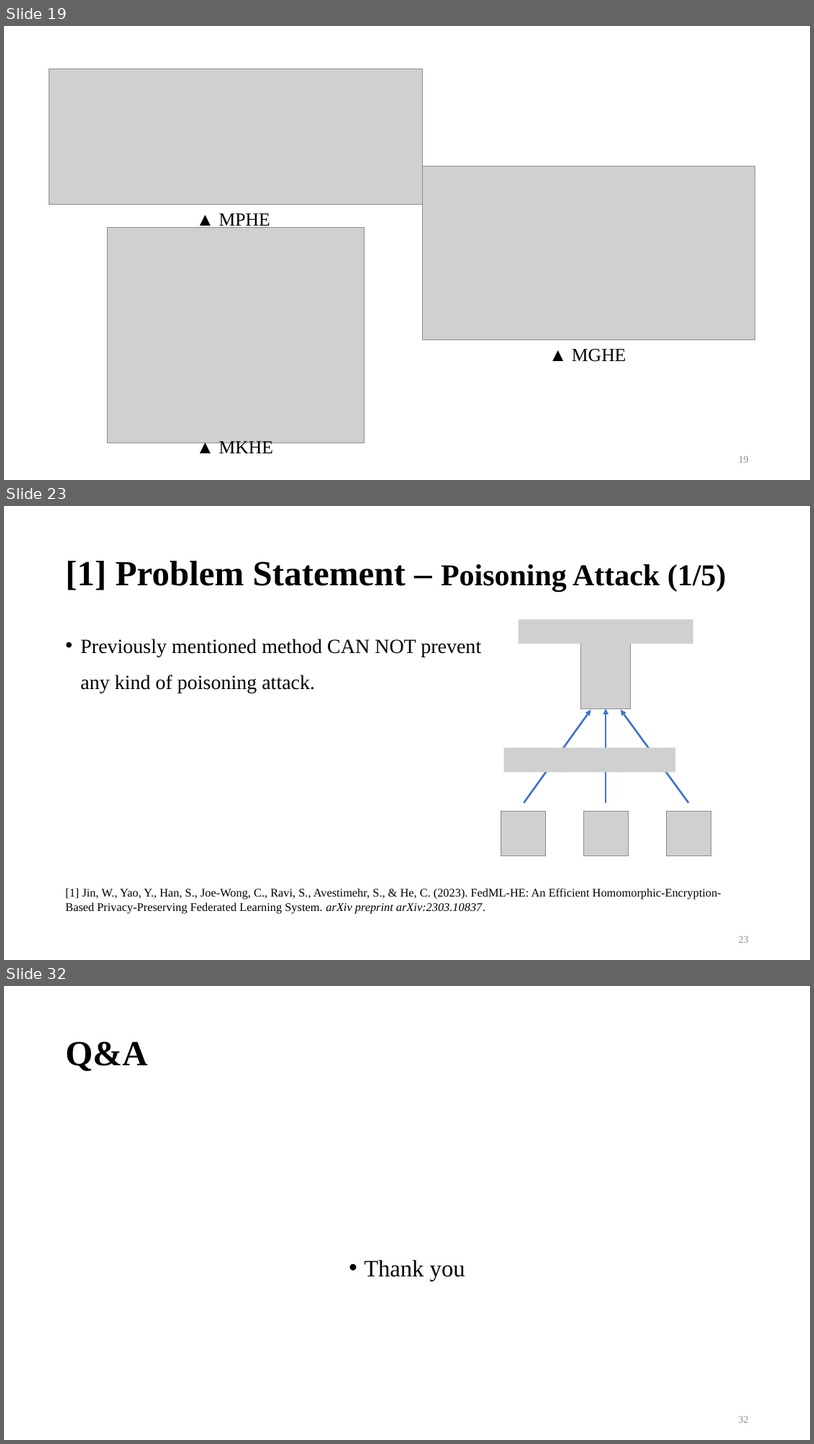
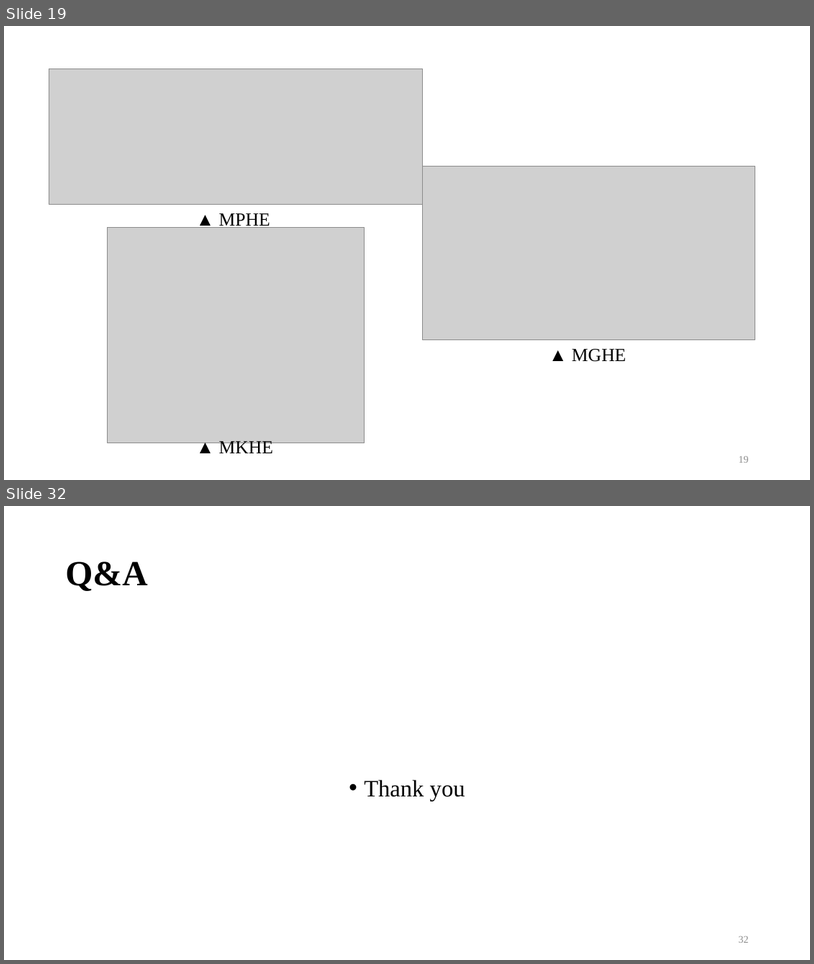
Before and after one commit to bernie6401/NTU_CNS, a slide deck: Final Project/Final Project.pptx. Shown one above the other, each under a label of ours: slides 19, 23 and 32 before the commit, slides 19 and 32 after it; the slides between them are not shown. The pictures are 814x1444 and 814x964 pixels, drawn with LibreOffice and Linux fonts; fonts in the diff are those of the drawing; grey boxes stand for pictures; background and template pictures are left out. Boxes give left, top, right and bottom in pixels: in the first picture for what was removed or moved away, otherwise in the second. Text is boxed around its words. In the diff, an @@ line names an element or a change of style, - is before the commit and + after.

```diff
--- a/Final Project/Final Project.pptx
+++ b/Final Project/Final Project.pptx
@@ slide 23 removed at [4,506,810,960], background #FFFFFF @@
@@ title removed at [65,561,727,591] @@
-[1] Problem Statement – Poisoning Attack (1/5)
@@ picture removed at [519,619,694,644] @@
@@ text removed at [80,638,481,693] @@
-• Previously mentioned method CAN NOT prevent
-  any kind of poisoning attack.
@@ picture removed at [581,638,631,708] @@
@@ arrow removed from (525, 803) to (592, 709) @@
@@ arrow removed from (606, 803) to (606, 708) @@
@@ arrow removed from (689, 803) to (621, 709) @@
@@ picture removed at [504,747,564,772] @@
@@ picture removed at [562,747,622,772] @@
@@ picture removed at [616,747,676,772] @@
@@ picture removed at [501,811,545,856] @@
@@ picture removed at [584,811,628,856] @@
@@ picture removed at [666,811,711,856] @@
@@ text removed at [65,888,722,914] @@
-[1] Jin, W., Yao, Y., Han, S., Joe-Wong, C., Ravi, S., Avestimehr, S., & He, C. (2023). FedML-HE: An Efficient Homomorphic-Encryption-Based Privacy-Preserving Federated Learning System. arXiv preprint arXiv:2303.10837.
@@ page number removed at [739,936,749,942] @@
-23
```
Also in this commit, not shown: 9 slides changed, 6 slides added, 5 other slides removed, 1 other file.
